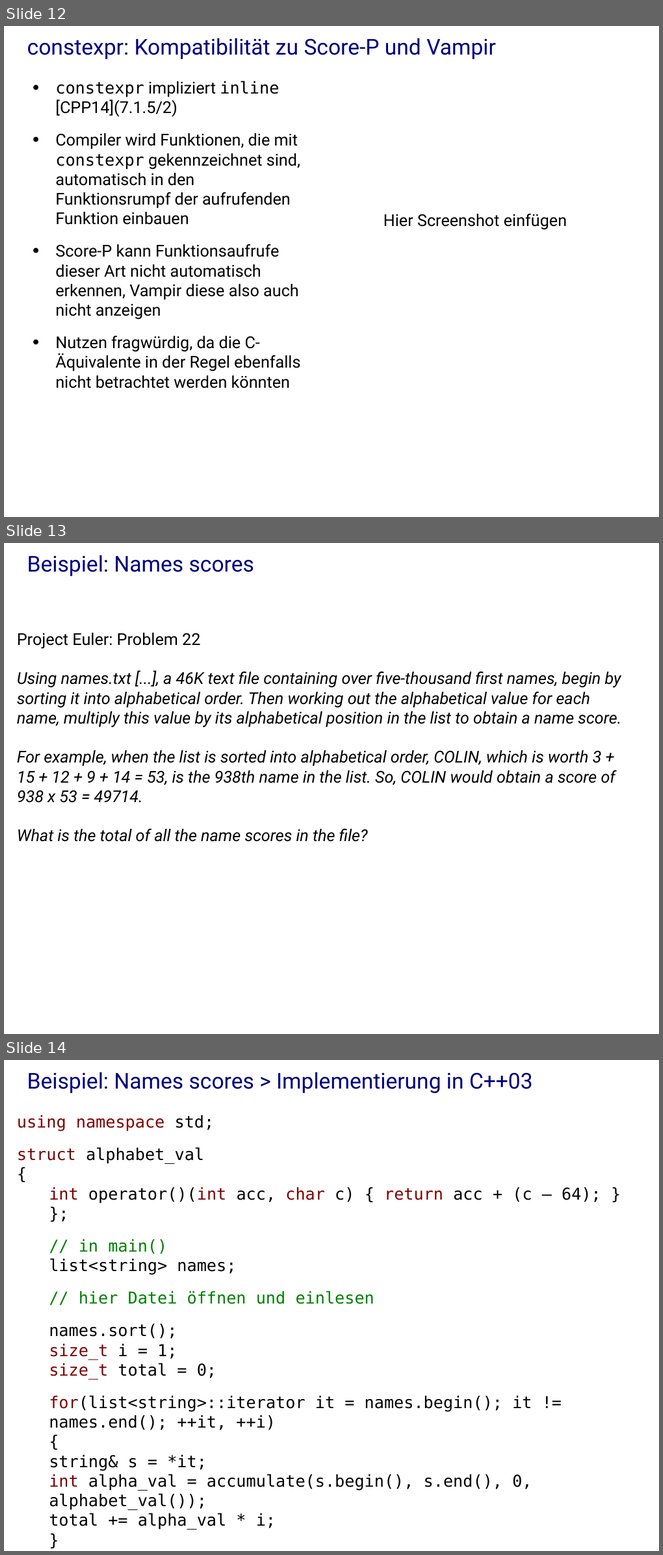
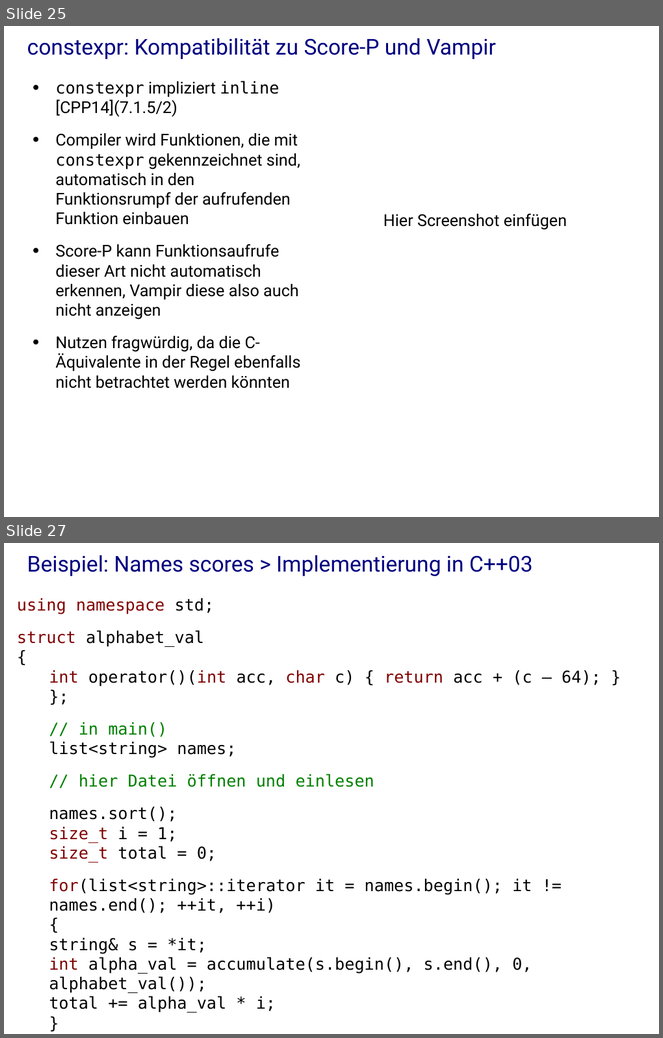
Before and after one commit to j-stephan/hs16, a slide deck: presentation/presentation.odp. Shown one above the other, each under a label of ours: slides 12, 13 and 14 before the commit, slides 25 and 27 after it; the slides between them are not shown. The pictures are 663x1555 and 663x1038 pixels, drawn with LibreOffice and Linux fonts; fonts in the diff are those of the drawing; background and template pictures are left out. Boxes give left, top, right and bottom in pixels: in the first picture for what was removed or moved away, otherwise in the second. Text is boxed around its words. In the diff, an @@ line names an element or a change of style, - is before the commit and + after.

```diff
--- a/presentation/presentation.odp
+++ b/presentation/presentation.odp
@@ slide 13 removed at (x1=4, y1=543, x2=659, y2=1034), background #FFFFFF @@
@@ title removed at (x1=27, y1=555, x2=254, y2=576) @@
-Beispiel: Names scores
@@ subtitle removed at (x1=17, y1=633, x2=622, y2=842) @@
-Project Euler: Problem 22
-Using names.txt [...], a 46K text file containing over five-thousand first names, begin by sorting it into alphabetical order. Then working out the alphabetical value for each name, multiply this value by its alphabetical position in the list to obtain a name score.
-For example, when the list is sorted into alphabetical order, COLIN, which is worth 3 + 15 + 12 + 9 + 14 = 53, is the 938th name in the list. So, COLIN would obtain a score of 938 x 53 = 49714.
-What is the total of all the name scores in the file?
@@ what was slide 12 is now slide 25 @@
@@ what was slide 14 is now slide 27 @@
```
Also in this commit, not shown: 9 slides changed, 21 slides added, 3 other slides removed, 1 other file.
